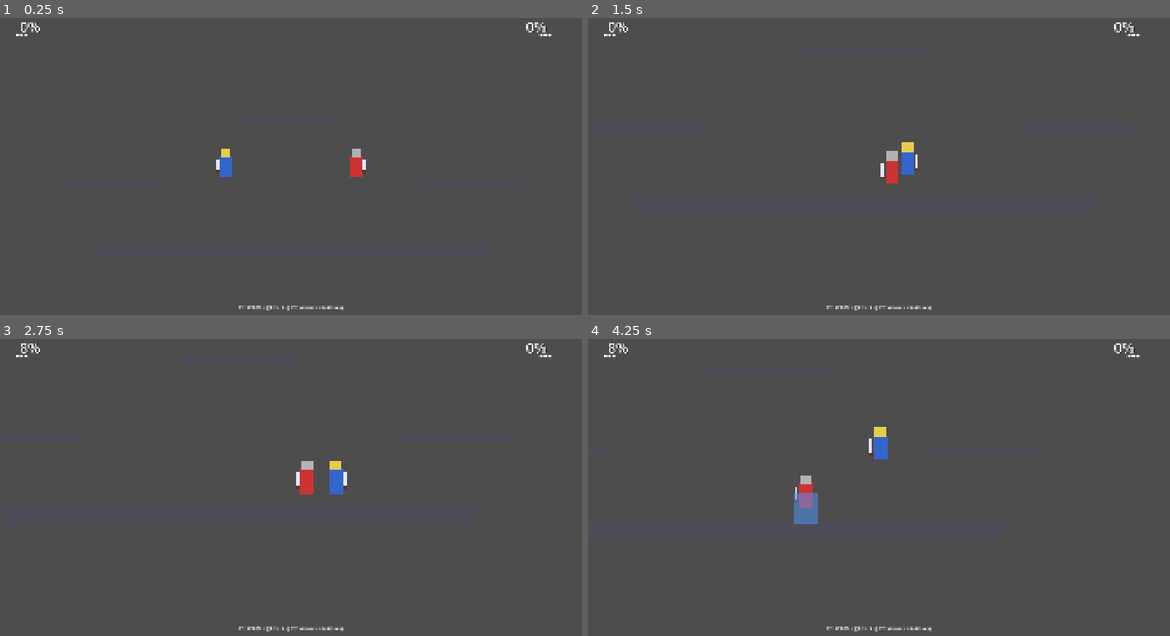
Above: before the commit, frames 1-4 (two rows, left to right).
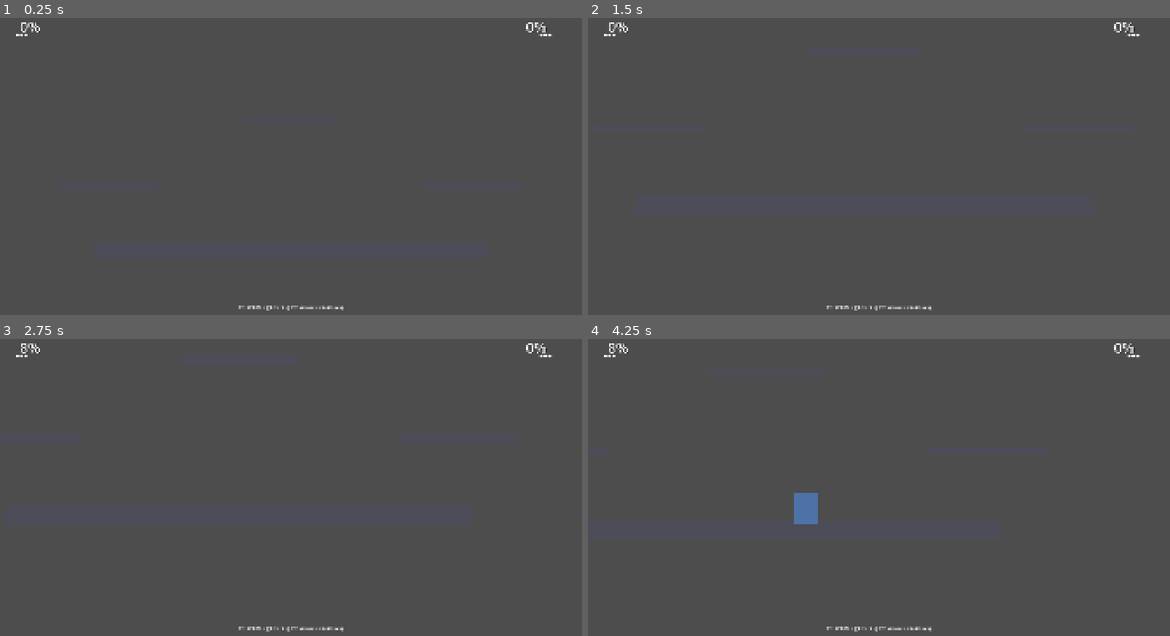
Above: after the commit, the same moments.

Repository: kenttulaine-sy/Smash-clone
Game: Godot game, scene res://scenes/main_v2.tscn
The game is run twice, just before and just after one commit, with the same random seed, the same clock (stepped at 60 frames per second) and the same inputs.
Inputs:
- Up to frame 1 (0.25 s): no input
- Up to frame 2 (1.5 s): hold D (p1_right) 0.53-1.28 s; tap J (p1_attack) at 0.6 s; tap W (p1_jump) at 0.77 s; hold S (p1_down) from 1.28 s (still down); tap L (p1_shield) at 1.35 s
- Up to frame 3 (2.75 s): tap W (p1_jump) at 1.52 s; release S (p1_down) at 2.03 s; hold D (p1_right) from 2.03 s (still down); tap K (p2_attack) at 2.1 s
- Up to frame 4 (4.25 s): tap Down (p2_down) at 2.85 s; tap W (p1_jump) at 3.02, 3.77 s; release D (p1_right) at 3.53 s; hold A (p1_left) from 3.53 s (still down); hold Left (p2_left) from 3.53 s (still down)

The runs differ from the first frame. In frame 1, 0.4% of the frame differs, in the area x 37-63%, y 44-54%; in frame 2, 0.5%; in frame 3, 0.6%, in the area x 50-60%, y 41-53%; in frame 4, 0.6%.

Commit message:
Add runtime sprite loading: Tiny Swords warrior animations (idle, run, attack, guard)

Diff:
--- a/scripts/player_v2.gd
+++ b/scripts/player_v2.gd
@@ -197,51 +197,23 @@
 	print("Warning: Player ", player_id, " could not find opponent!")
 
 func setup_3d_model() -> void:
-	"""Setup warrior-style 2D visuals using existing ColorRect system"""
-
+	"""Setup Tiny Swords warrior sprites using runtime loading"""
+
+	# Hide old placeholder visuals
 	if visuals:
-		# Hide old placeholder body parts
-		var body = visuals.get_node_or_null("Body")
-		var eye_left = visuals.get_node_or_null("EyeLeft")
-		var eye_right = visuals.get_node_or_null("EyeRight")
-
-		if body:
-			# Warrior body shape - taller and slimmer
-			body.color = Color(0.2, 0.4, 0.8, 1.0) if player_id == 1 else Color(0.8, 0.2, 0.2, 1.0)
-			body.size = Vector2(35, 65)
-			body.position = Vector2(-17.5, -65)
-
-		# Hide eyes for warrior look
-		if eye_left:
-			eye_left.visible = false
-		if eye_right:
-			eye_right.visible = false
-
-		# Add warrior helmet/head
-		var helmet = ColorRect.new()
-		helmet.name = "Helmet"
-		helmet.color = Color(0.9, 0.8, 0.3, 1.0) if player_id == 1 else Color(0.7, 0.7, 0.7, 1.0)  # Gold or Silver
-		helmet.size = Vector2(30, 25)
-		helmet.position = Vector2(-15, -85)
-		visuals.add_child(helmet)
-
-		# Add sword
-		var sword = ColorRect.new()
-		sword.name = "Sword"
-		sword.color = Color(0.9, 0.9, 1.0, 1.0)  # Silver sword
-		sword.size = Vector2(8, 40)
-		sword.position = Vector2(20, -55)  # Right side
-		visuals.add_child(sword)
-
-		# Add sword handle
-		var handle = ColorRect.new()
-		handle.name = "SwordHandle"
-		handle.color = Color(0.4, 0.2, 0.1, 1.0)  # Brown
-		handle.size = Vector2(12, 8)
-		handle.position = Vector2(18, -20)
-		visuals.add_child(handle)
-
-	print("Player ", player_id, ": Warrior visuals setup complete")
+		for child in visuals.get_children():
+			child.visible = false
+
+	# Add warrior sprite loader
+	var warrior_script = load("res://scripts/warrior_sprite_loader.gd")
+	var warrior = Node2D.new()
+	warrior.name = "WarriorSprites"
+	warrior.set_script(warrior_script)
+	warrior.warrior_color = "blue" if player_id == 1 else "red"
+	warrior.sprite_scale = 3.0
+	visuals.add_child(warrior)
+
+	print("Player ", player_id, ": Warrior sprites loading...")
 
 func setup_shield() -> void:
 	"""Create visual shield effect"""
@@ -311,7 +283,7 @@
 			if warrior.has_method("play_run"):
 				warrior.play_run()
 		PlayerStateMachine.State.ATTACK_GROUND, PlayerStateMachine.State.ATTACK_AIR:
-			if warrior.has_method("play_attack") and not warrior.is_attacking:
+			if warrior.has_method("play_attack") and not warrior.is_playing_attack():
 				warrior.play_attack()
 		PlayerStateMachine.State.SHIELD:
 			if warrior.has_method("play_guard"):
--- /dev/null
+++ b/scripts/warrior_sprite_loader.gd
@@ -0,0 +1,109 @@
+# Warrior Sprite Loader
+# Loads Tiny Swords PNGs at runtime and creates animated sprites
+
+extends Node2D
+class_name WarriorSpriteLoader
+
+@export var warrior_color: String = "blue"  # blue or red
+@export var sprite_scale: float = 3.0
+
+var animated_sprite: AnimatedSprite2D = null
+var sprite_frames: SpriteFrames = null
+
+func _ready():
+	create_animated_sprite()
+	load_warrior_sprites()
+
+func create_animated_sprite():
+	"""Create the AnimatedSprite2D node"""
+	animated_sprite = AnimatedSprite2D.new()
+	animated_sprite.name = "AnimatedSprite2D"
+	animated_sprite.scale = Vector2(sprite_scale, sprite_scale)
+	animated_sprite.position = Vector2(0, -50)  # Offset so feet are at origin
+	add_child(animated_sprite)
+
+	sprite_frames = SpriteFrames.new()
+	animated_sprite.frames = sprite_frames
+
+func load_warrior_sprites():
+	"""Load PNG files at runtime and create animations"""
+	var base_path = "res://assets/warrior_" + warrior_color + "/"
+
+	# Load Idle animation
+	load_animation_from_sheet(base_path + "Warrior_Idle.png", "idle", 4, 8.0)
+
+	# Load Run animation
+	load_animation_from_sheet(base_path + "Warrior_Run.png", "run", 6, 12.0)
+
+	# Load Attack animation
+	load_animation_from_sheet(base_path + "Warrior_Attack1.png", "attack", 4, 10.0)
+
+	# Load Guard animation (for shield)
+	load_animation_from_sheet(base_path + "Warrior_Guard.png", "guard", 3, 6.0)
+
+	# Start with idle
+	animated_sprite.play("idle")
+	print("Warrior sprites loaded for ", warrior_color)
+
+func load_animation_from_sheet(image_path: String, anim_name: String, frame_count: int, fps: float):
+	"""Load a sprite sheet and split it into animation frames"""
+
+	# Load image using Image class
+	var image = Image.new()
+	var err = image.load(image_path)
+
+	if err != OK:
+		push_error("Failed to load image: " + image_path + " Error: " + str(err))
+		return
+
+	# Create texture from image
+	var texture = ImageTexture.create_from_image(image)
+
+	if not texture:
+		push_error("Failed to create texture from: " + image_path)
+		return
+
+	# Calculate frame dimensions
+	var frame_width = texture.get_width() / frame_count
+	var frame_height = texture.get_height()
+
+	# Add animation to SpriteFrames
+	sprite_frames.add_animation(anim_name)
+	sprite_frames.set_animation_speed(anim_name, fps)
+	sprite_frames.set_animation_loop(anim_name, anim_name != "attack")  # Attack doesn't loop
+
+	# Create AtlasTexture for each frame
+	for i in range(frame_count):
+		var atlas = AtlasTexture.new()
+		atlas.atlas = texture
+		atlas.region = Rect2(i * frame_width, 0, frame_width, frame_height)
+
+		# Center the texture
+		atlas.margin = Rect2(0, 0, 0, 0)
+
+		sprite_frames.add_frame(anim_name, atlas)
+
+	print("Loaded animation '", anim_name, "' with ", frame_count, " frames from ", image_path)
+
+func play_idle():
+	if animated_sprite and animated_sprite.animation != "idle":
+		animated_sprite.play("idle")
+
+func play_run():
+	if animated_sprite and animated_sprite.animation != "run":
+		animated_sprite.play("run")
+
+func play_attack():
+	if animated_sprite:
+		animated_sprite.play("attack")
+
+func play_guard():
+	if animated_sprite and animated_sprite.animation != "guard":
+		animated_sprite.play("guard")
+
+func set_facing_right(facing_right: bool):
+	if animated_sprite:
+		animated_sprite.flip_h = not facing_right
+
+func is_playing_attack() -> bool:
+	return animated_sprite and animated_sprite.animation == "attack" and animated_sprite.is_playing()
